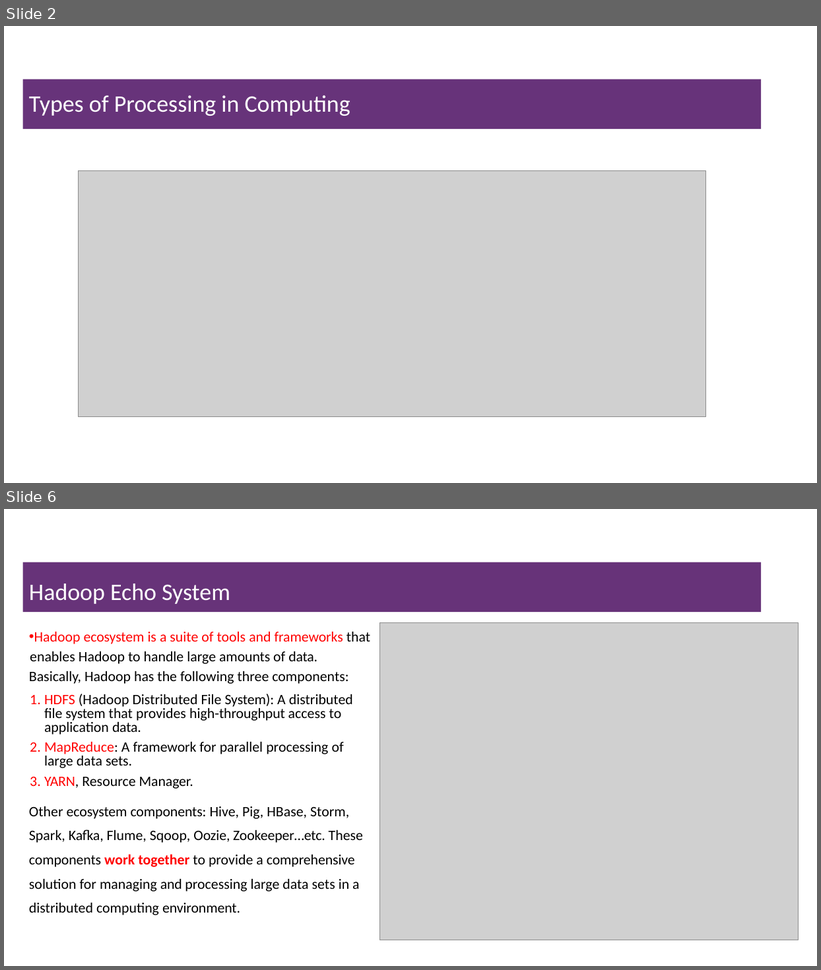
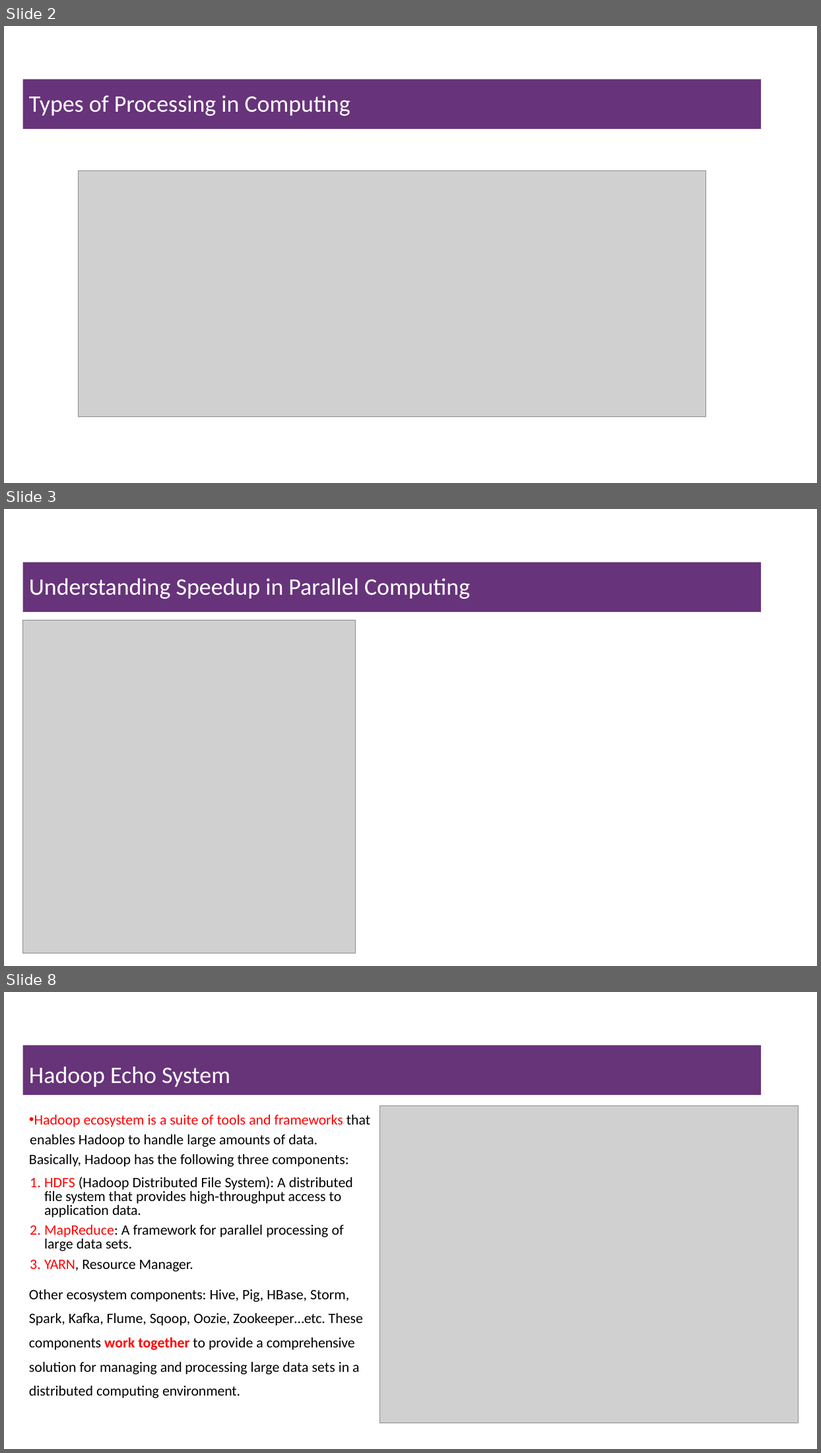
Before and after one commit to msfasha/307401-Big-Data, a slide deck: 20243/section_2_introduction_to_hadoop_eco_system/2-Introduction to Hadoop Eco System.pptx. Shown one above the other, each under a label of ours: slides 2 and 6 before the commit, slides 2, 3 and 8 after it; the slides between them are not shown. The pictures are 821x970 and 821x1453 pixels, drawn with LibreOffice and Linux fonts; fonts in the diff are those of the drawing; grey boxes stand for pictures; background and template pictures are left out. Boxes give left, top, right and bottom in pixels: in the first picture for what was removed or moved away, otherwise in the second. Text is boxed around its words. In the diff, an @@ line names an element or a change of style, - is before the commit and + after.

```diff
--- a/20243/section_2_introduction_to_hadoop_eco_system/2-Introduction to Hadoop Eco System.pptx
+++ b/20243/section_2_introduction_to_hadoop_eco_system/2-Introduction to Hadoop Eco System.pptx
@@ slide 3 added at <box>4,509,817,966</box>, background #FFFFFF @@
@@ title added at <box>23,562,762,612</box>, fill #67337A, 28 pt, text #FFFFFF @@
+Understanding Speedup in Parallel Computing
@@ picture added at <box>23,621,355,954</box> @@
@@ what was slide 6 is now slide 8 @@
```
Also in this commit, not shown: 2 slides changed, 3 other slides added, 2 slides removed.
